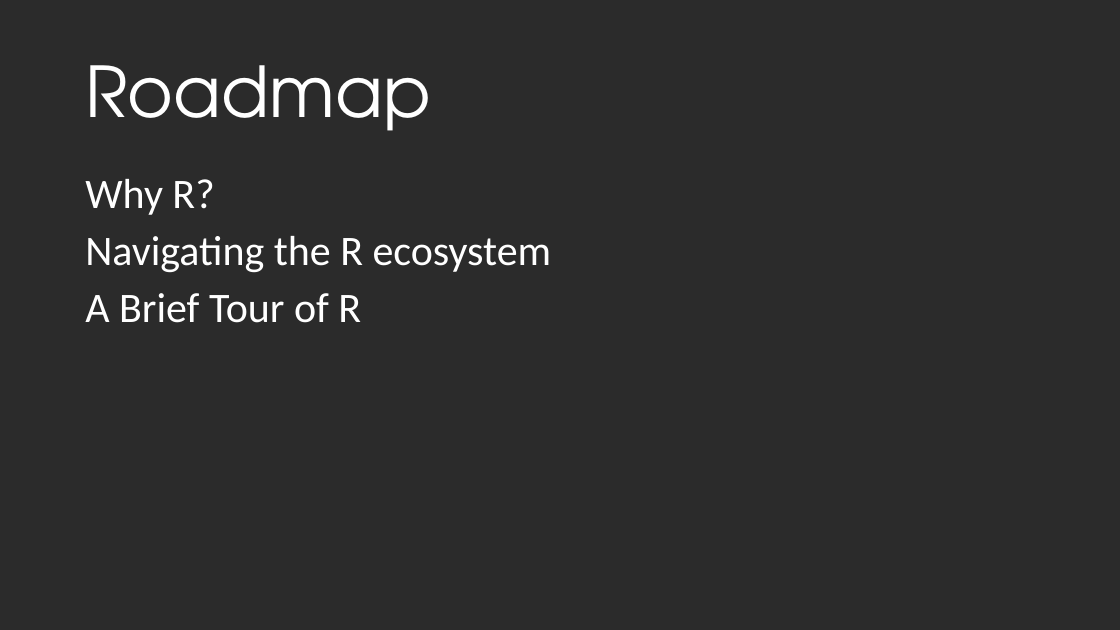
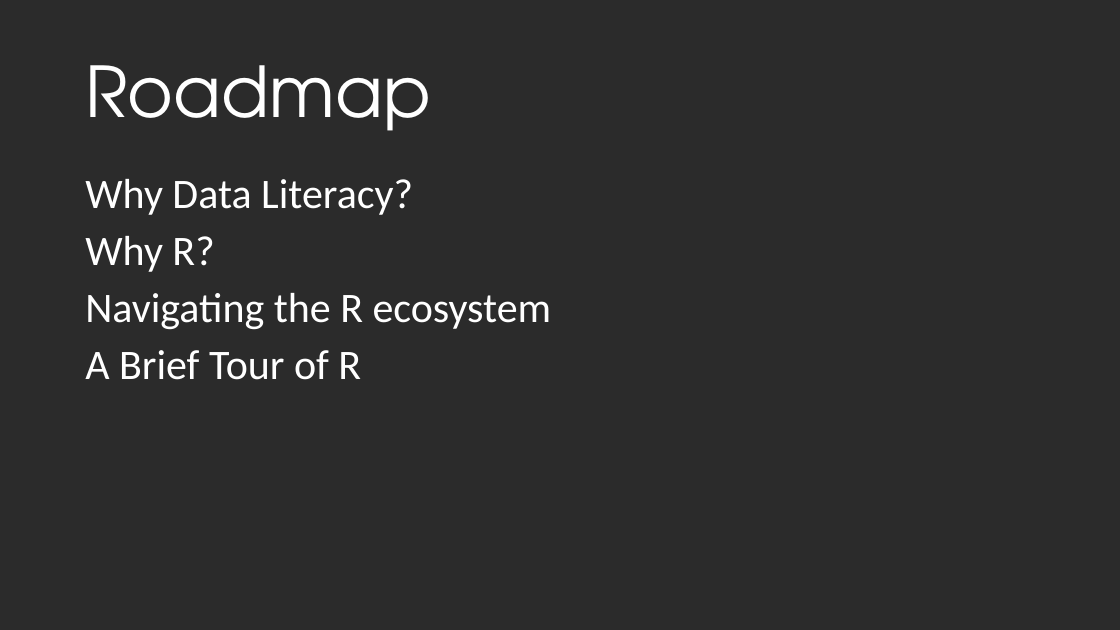
Before and after one commit to DustinEwers/r-talk-demos, a slide deck: slide 3 of slides/r_slides.pptx (slide 10 before the commit). Drawn at 1120x630 pixels with LibreOffice and Linux fonts; fonts in the diff are those of the drawing; background and template pictures are left out; a plain dark background stands for a picture behind light text. Boxes give left, top, right and bottom in pixels: in the first picture for what was removed or moved away, otherwise in the second. Text is boxed around its words. In the diff, an @@ line names an element or a change of style, - is before the commit and + after.

```diff
--- a/slides/r_slides.pptx
+++ b/slides/r_slides.pptx
@@ text at (x1=85, y1=179, x2=413, y2=215): paragraph added @@
+Why Data Literacy?
```
Also in this commit, not shown: 1 slide added, 2 other files.
